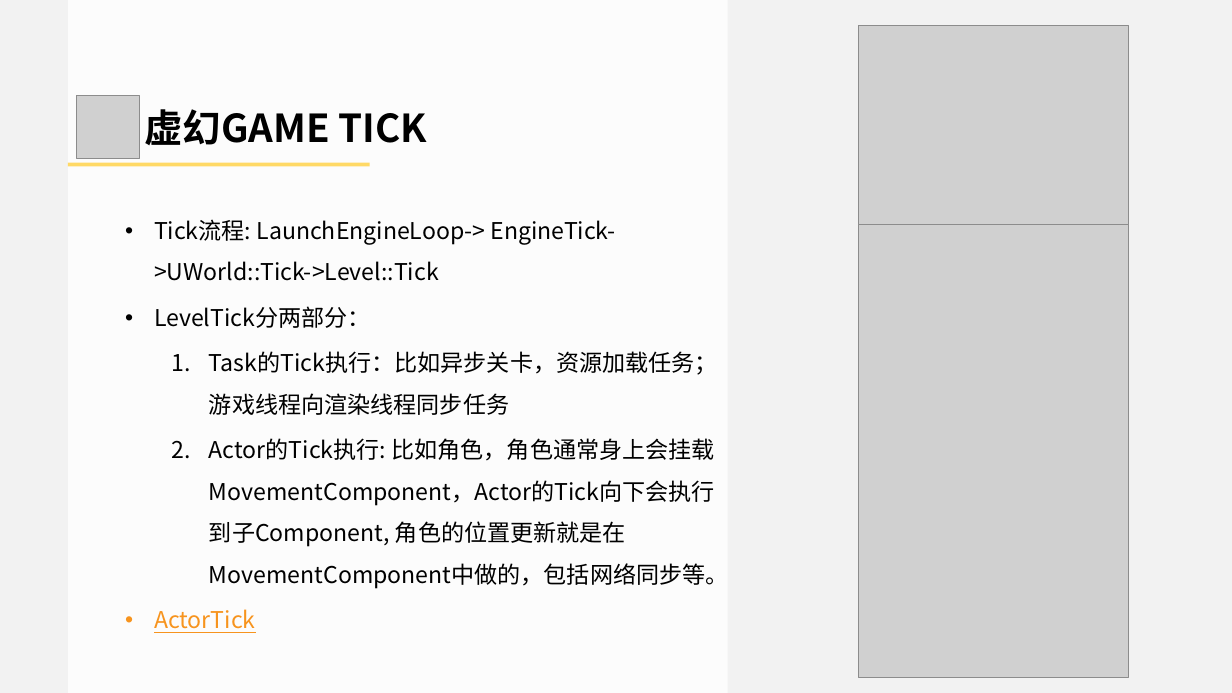
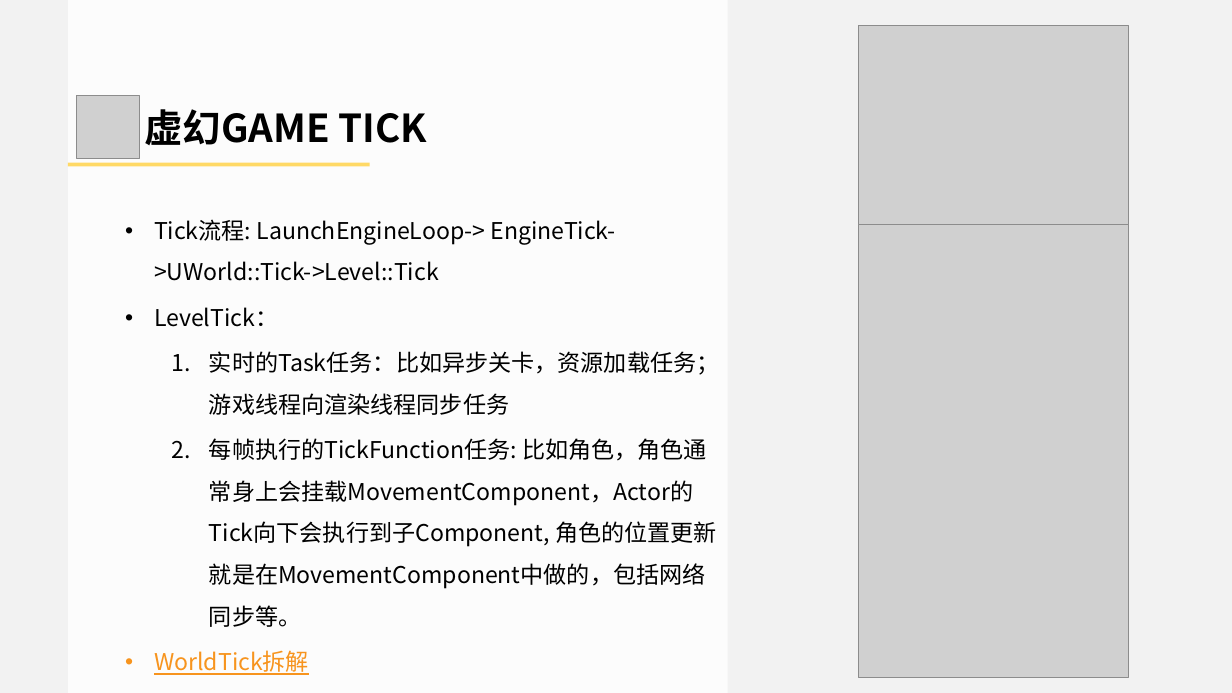
Before and after one commit to doomlover/KSGameEngineTutorials, a slide deck: slide 13 of PPTs/04.引擎基础概念与底层实用系统.pptx. Drawn at 1232x693 pixels with LibreOffice and Linux fonts; fonts in the diff are those of the drawing; grey boxes stand for pictures. Boxes give left, top, right and bottom in pixels: in the first picture for what was removed or moved away, otherwise in the second. Text is boxed around its words. In the diff, an @@ line names an element or a change of style, - is before the commit and + after.

Commit message:
04.ppt update

```diff
--- a/PPTs/04.引擎基础概念与底层实用系统.pptx
+++ b/PPTs/04.引擎基础概念与底层实用系统.pptx
@@ text at (x1=154, y1=307, x2=720, y2=675): text changed @@
-• LevelTick分两部分：
-  1. Task的Tick执行：比如异步关卡，资源加载任务；游戏线程向渲染线程同步任务
-  2. Actor的Tick执行: 比如角色，角色通常身上会挂载MovementComponent，Actor的Tick向下会执行到子Component, 角色的位置更新就是在MovementComponent中做的，包括网络同步等。
-• ActorTick
+• LevelTick：
+  1. 实时的Task任务：比如异步关卡，资源加载任务；游戏线程向渲染线程同步任务
+  2. 每帧执行的TickFunction任务: 比如角色，角色通常身上会挂载MovementComponent，Actor的Tick向下会执行到子Component, 角色的位置更新就是在MovementComponent中做的，包括网络同步等。
+• WorldTick拆解
```
Also in this commit, not shown: 10 other slides changed.
